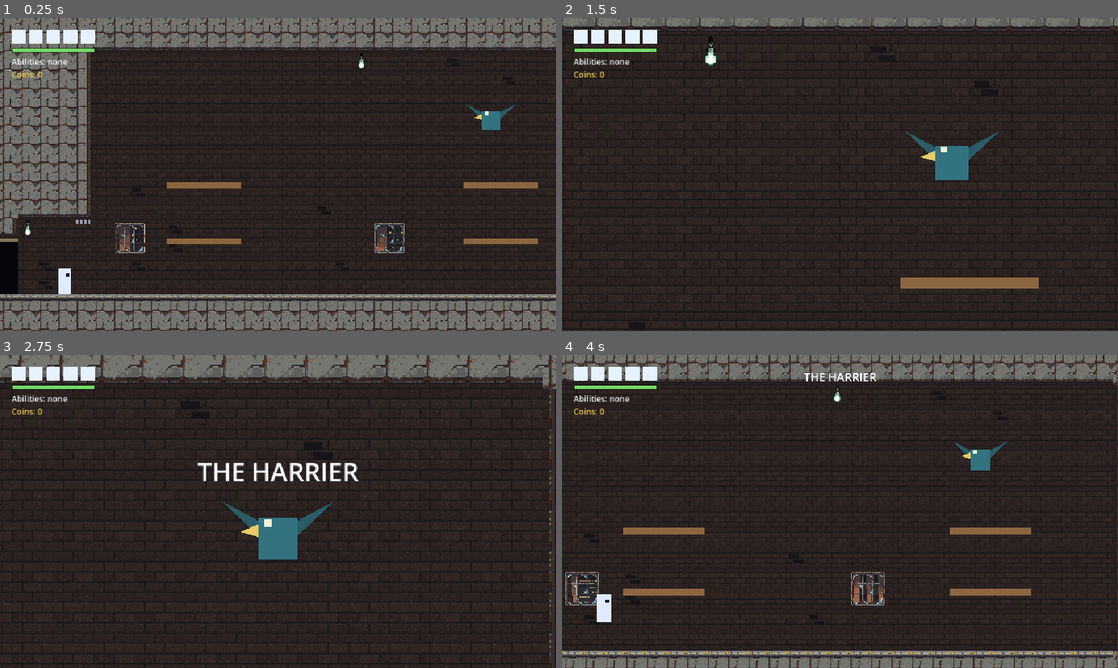
Above: before the commit, frames 1-4 (two rows, left to right).
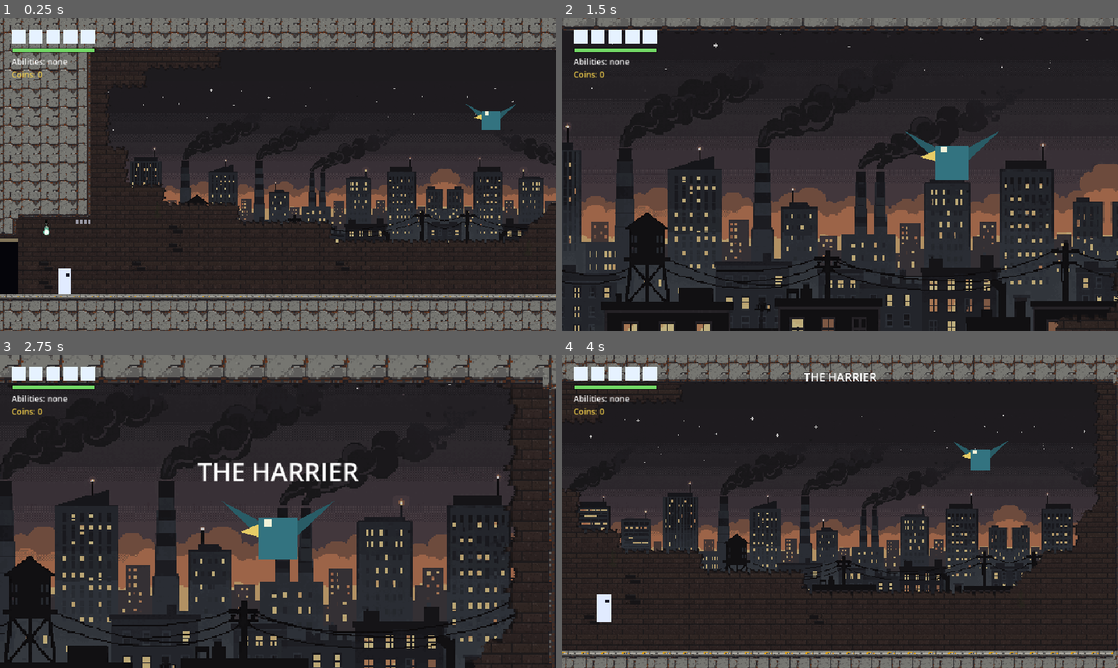
Above: after the commit, the same moments.

Repository: xipheon/hollowlike
Game: Godot game, scene res://scenes/aerie_room.tscn
The game is run twice, just before and just after one commit, with the same random seed, the same clock (stepped at 60 frames per second) and the same inputs. This scene is started directly instead of the project's main scene.
Inputs (mouse positions are in pixels of both pictures, inside the frame that each line leads up to):
- Up to frame 1 (0.25 s): no input
- Up to frame 2 (1.5 s): tap Enter (ui_accept) at 0.5 s; move the mouse to (962, 158) at 0.52 s; hold D (move_right) 0.53-1.28 s; hold J (attack) 0.53-1.28 s; click (962, 158) at 0.67 s; tap Space (jump) at 0.77 s; move the mouse to (728, 190) at 1.27 s; hold S (move_down) from 1.28 s (still down); tap K (dash) at 1.35 s
- Up to frame 3 (2.75 s): tap Space (jump) at 1.52 s; move the mouse to (333, 442) at 2.02 s; release S (move_down) at 2.03 s; hold D (move_right) from 2.03 s (still down); hold Shift (sprint) from 2.03 s (still down)
- Up to frame 4 (4 s): tap Enter (ui_accept) at 2.75 s; move the mouse to (812, 574) at 2.77 s; release D (move_right) at 2.78 s; release Shift (sprint) at 2.78 s; hold W (move_up) 2.78-3.53 s; tap Z at 2.85 s; click (812, 574) at 2.92 s; tap Space (jump) at 3.02, 3.77 s; move the mouse to (1006, 558) at 3.52 s; hold A (move_left) from 3.53 s (still down); tap X at 3.6 s

The runs differ from the first frame. In frame 1, 8.3% of the frame differs, in the area x 4-100%, y 11-76%; in frame 2, 24%, in the area x 0-100%, y 5-100%; in frame 3, 22%; in frame 4, 11%.

Commit message:
Open the Aerie's back wall to the skyline; retune the bosses
The Aerie gets a hand-made background with most of its back wall
knocked out, so the skyline shows through. Wall next to an opening now
uses new crumbled-edge tiles (16, one per set of open sides) drawn by
tools/make_background_tiles.gd. The skyline sits higher on screen so
more of the city shows through holes and windows. The Aerie's perches
are gone.

Bosses: the Harrier swoops, shoots and homes faster with 32 health;
the Warden has 40 health. A full swoop now pulls up when it reaches the
player and the floor in the same frame, instead of crashing and being
dazed: at the new speed that happened on most hits.

Tests: the high-player swoop test holds the player in mid-air now that
the perches are gone, and the homing test gives faster feathers time to
come round.

Co-Authored-By: Claude Opus 5.5 <noreply@anthropic.com>

Diff:
--- a/scripts/boss_harrier.gd
+++ b/scripts/boss_harrier.gd
@@ -42,16 +42,16 @@
 @export var shot_count := 3              ## volleys per cycle; the last one is the homing volley
 @export var shot_windup_time := 0.3
 @export var shot_speed := 230.0
-@export var fan_spread_degrees := 16.0   ## angle between the three feathers of a fan
+@export var fan_spread_degrees := 18.0   ## angle between the three feathers of a fan
 @export var homing_windup_time := 0.5
-@export var homing_speed := 120.0
+@export var homing_speed := 140.0
 @export var homing_count_phase_one := 1
 @export var homing_count_phase_two := 2
-@export var homing_spread_degrees := 100.0   ## angle between homing feathers when there are two or more
+@export var homing_spread_degrees := 120.0   ## angle between homing feathers when there are two or more
 @export var shallow_windup_time := 0.22
-@export var shallow_speed := 620.0
+@export var shallow_speed := 800.0
 @export var windup_time := 0.45          ## full swoop
-@export var swoop_speed := 760.0
+@export var swoop_speed := 960.0
 @export var dazed_time := 1.8
 @export var rise_speed := 320.0
 @export var gravity := 2000.0            ## only while dazed or dead
@@ -80,7 +80,7 @@
 func _init() -> void:
 	boss_name = "THE HARRIER"
 	reward_ability = "wall_jump"
-	max_health = 16
+	max_health = 32
 
 
 func _ready() -> void:
@@ -178,7 +178,9 @@
 	if _state == State.SHALLOW and (_path_t >= 1.0 or is_on_wall() or is_on_floor() or is_on_ceiling()):
 		_hover(chain_gap)
 	elif _state == State.SWOOP:
-		if is_on_floor():
+		if is_on_floor() and _about_to_hit_player():
+			_enter(State.RISE, 3.0)   # reached you and the floor in the same frame: it's a hit, not a crash
+		elif is_on_floor():
 			_crash()
 		elif (is_on_wall() and get_wall_normal().dot(_swoop_dir) < -0.1) or is_on_ceiling() or _timer <= 0.0:
 			_enter(State.RISE, 3.0)   # flew into a wall: no daze (not one it's leaving)
@@ -353,6 +355,16 @@
 		_swoop_dir = Vector2(signf(_swoop_dir.x) * sqrt(1.0 - MIN_DIVE_STEEPNESS ** 2), MIN_DIVE_STEEPNESS)
 	_face_target()
 	_enter(State.SWOOP_WINDUP, windup_time)
+
+
+## True if our contact box is on the player and will hurt them this frame. A
+## fast swoop can touch you on the same frame it touches the floor, and the
+## player only registers the hit (on_hit_player) after we've moved.
+func _about_to_hit_player() -> bool:
+	for player in get_tree().get_nodes_in_group("player"):
+		if player.can_be_hit_by(_hitbox):
+			return true
+	return false
 
 
 func _crash() -> void:
--- a/scripts/boss_warden.gd
+++ b/scripts/boss_warden.gd
@@ -34,7 +34,7 @@
 func _init() -> void:
 	boss_name = "THE WARDEN"
 	reward_ability = "dash"
-	max_health = 24
+	max_health = 40
 
 
 func _ready() -> void:
--- a/scripts/level_data.gd
+++ b/scripts/level_data.gd
@@ -21,7 +21,8 @@
 	"start": {"scene": "res://scenes/main.tscn", "doors": {"right": "boss"}, "rows": START_ROWS},
 	"boss": {"scene": "res://scenes/boss_room.tscn", "doors": {"left": "start", "right": "climb"}, "rows": BOSS_ROWS},
 	"climb": {"scene": "res://scenes/climb_room.tscn", "doors": {"left": "boss", "right": "aerie"}, "rows": CLIMB_ROWS},
-	"aerie": {"scene": "res://scenes/aerie_room.tscn", "doors": {"left": "climb"}, "rows": AERIE_ROWS},
+	"aerie": {"scene": "res://scenes/aerie_room.tscn", "doors": {"left": "climb"}, "rows": AERIE_ROWS,
+		"background": AERIE_BACKGROUND},
 }
 
 const START_ROWS := [
@@ -136,7 +137,7 @@
 ]
 
 # The Harrier's arena, through the door at the top of the climb. One screen:
-# a short hallway, a gate, and an open hall with two one-way perches.
+# a short hallway, a gate, and an open hall.
 const AERIE_ROWS := [
 	"##################################",
 	"##################################",
@@ -148,12 +149,29 @@
 	"#####                            #",
 	"#####                            #",
 	"#####                            #",
-	"#####    ====            ====    #",
+	"#####                            #",
 	"#####                            #",
 	"#   |                            #",
-	">   |    ====            ====    #",
+	">   |                            #",
 	">   |                            #",
 	">  P|                            #",
 	"##################################",
 	"##################################",
 ]
+
+# Most of the Aerie's back wall has caved in, opening the hall to the skyline.
+const AERIE_BACKGROUND := [
+	"",
+	"",
+	"",
+	"            ....................",
+	"        ........................",
+	"      ..........................",
+	"      ..........................",
+	"      ..........................",
+	"       .........................",
+	"       ........................",
+	"         ......................",
+	"             ................",
+	"  V               ..........",
+]
--- a/scripts/player.gd
+++ b/scripts/player.gd
@@ -443,6 +443,11 @@
 			return
 
 
+## True if `hitbox` is touching us and would land a hit right now.
+func can_be_hit_by(hitbox: Area2D) -> bool:
+	return not _dead and _invuln_timer <= 0.0 and _hurtbox.overlaps_area(hitbox)
+
+
 # Lets whatever just hit us react: a charge stops, a feather breaks. The hitbox
 # itself or its owner (an enemy's contact box) can define on_hit_player().
 func _notify_hit(area: Area2D) -> void:
--- a/scripts/room_art.gd
+++ b/scripts/room_art.gd
@@ -28,7 +28,7 @@
 const ACID_FRAME_TIME := 0.24
 
 const SKYLINE_SCROLL := Vector2(0.15, 0.0)  # x drifts slowly; y stays fixed on screen
-const SKYLINE_SCREEN_BOTTOM := 540.0        # the skyline's bottom edge sits at the bottom of the screen
+const SKYLINE_SCREEN_BOTTOM := 450.0        # screen y of the skyline's bottom edge (the screen is 540 tall)
 
 # Background sheet cells (art/tiles/background.png). Pieces bigger than one
 # tile give their top-left cell and size.
@@ -45,10 +45,14 @@
 const GRAFFITI := [Vector2i(5, 2), Vector2i(2, 1)]
 const LIGHT_LIT := Vector2i(7, 1)
 const LIGHT_DEAD := Vector2i(7, 2)
+# Broken wall around a hole: tile n has bit 1 = N open, 2 = E, 4 = S, 8 = W,
+# at EDGE_ORIGIN + (n % 8, n / 8). See tools/make_background_tiles.gd.
+const EDGE_ORIGIN := Vector2i(0, 4)
 
 ## For hand-made `background` rows. A piece's letter marks its top-left cell;
-## the rest of its cells can be anything. "." leaves the cell open to the
-## skyline; any other character is plain wall.
+## the rest of its cells can be anything. "." knocks the wall out so the
+## skyline shows (the wall around it gets a crumbled edge); any other
+## character is plain wall.
 const BACKGROUND_LEGEND := {
 	"W": WINDOW_SMALL, "L": WINDOW_LARGE, "P": POSTERS, "G": GRAFFITI,
 	"V": [LIGHT_LIT, Vector2i.ONE], "v": [LIGHT_DEAD, Vector2i.ONE],
@@ -161,6 +165,7 @@
 		_decorate(cells)
 	else:
 		_apply_hand_rows(cells, hand_rows)
+		_break_edges(cells)
 	for cell in cells:
 		var coords: Vector2i = cells[cell]
 		_ensure_tile(layer, coords)
@@ -255,10 +260,28 @@
 				_put(cells, c, BACKGROUND_LEGEND[ch])
 
 
+## Plain wall next to an opening gets a crumbled edge on each open side.
+func _break_edges(cells: Dictionary) -> void:
+	var sides := [Vector2i.UP, Vector2i.RIGHT, Vector2i.DOWN, Vector2i.LEFT]
+	var edges := {}
+	for cell in cells:
+		if not cells[cell] in WALLS:
+			continue
+		var open := 0
+		for i in sides.size():
+			var n: Vector2i = cell + sides[i]
+			if n.x >= 0 and n.y >= 0 and n.x < _w and n.y < _h and not cells.has(n):
+				open |= 1 << i
+		if open != 0:
+			edges[cell] = EDGE_ORIGIN + Vector2i(open % 8, open / 8)
+	cells.merge(edges, true)
+
+
 # ------------------------------------------------------------- Skyline ----
 
-## The skyline repeats sideways and stays put vertically, with its bottom edge
-## at the bottom of the screen. Sky colour fills above it, ground colour below.
+## The skyline repeats sideways and stays put vertically, its bottom edge a
+## little above the bottom of the screen. Sky colour fills above it, ground
+## colour below.
 func _make_skyline() -> Parallax2D:
 	var parallax := Parallax2D.new()
 	parallax.name = "Skyline"
--- a/tests/gameplay_test.gd
+++ b/tests/gameplay_test.gd
@@ -934,10 +934,12 @@
 
 
 func _test_harrier_swoops_ignore_player_height() -> void:
-	print("Harrier: swoops go to the ground under you, even when you're up on a perch")
+	print("Harrier: swoops go to the ground under you, even when you're up in the air")
 	var boss := await _start_harrier_fight()
-	_player._invuln_timer = 999.0   # stays put on the perch
-	_player.global_position = Vector2(10.5 * TILE, 10 * TILE - Player.BODY_SIZE.y * 0.5)   # upper-left perch
+	# The hall has no perches any more, so hold the player in mid-air at the old perch height.
+	_player._invuln_timer = 999.0
+	_player.global_position = Vector2(10.5 * TILE, 10 * TILE - Player.BODY_SIZE.y * 0.5)
+	_player.process_mode = Node.PROCESS_MODE_DISABLED
 	var lowest := -INF
 	var dive_target_y := 0.0
 	for i in 1800:
@@ -953,7 +955,7 @@
 			_check(absf(dive_target_x - _player.global_position.x) < 1.0 * TILE,
 					"full swoop aims at the floor under the player (%.1f tiles off)" % ((dive_target_x - _player.global_position.x) / TILE))
 			break
-	_check(_player.is_on_floor() and _player.global_position.y < 10 * TILE, "player stayed on the perch")
+	_check(_player.global_position.y < 10 * TILE, "player stayed up in the air")
 	_check(lowest > boss.arena_bottom - 2 * TILE, "shallow swoops still skim the floor (%.0f px above it)" % (boss.arena_bottom - lowest))
 	await _despawn()
 
@@ -1021,10 +1023,18 @@
 	_player._invuln_timer = 999.0   # so it doesn't break on contact mid-check
 	var curver := boss._spawn_feather(Vector2.UP, boss.homing_speed, true)
 	curver.global_position = _player.global_position + Vector2(-100, -60)
-	await _frames(75)
+	# A faster feather swings wider, so give it up to two seconds to come round.
+	var faced_player := false
+	for i in 120:
+		await _frames(1)
+		if not is_instance_valid(curver):
+			break
+		var to_player := (_player.global_position - curver.global_position).normalized()
+		if curver.direction.dot(to_player) > 0.7:
+			faced_player = true
+			break
 	_player._invuln_timer = 0.0
-	var to_player := (_player.global_position - curver.global_position).normalized()
-	_check(is_instance_valid(curver) and curver.direction.dot(to_player) > 0.7, "homing feather turns toward the player")
+	_check(faced_player, "homing feather turns toward the player")
 	if is_instance_valid(curver):
 		curver.queue_free()
 
--- a/tools/make_background_tiles.gd
+++ b/tools/make_background_tiles.gd
@@ -11,7 +11,7 @@
 const TILE := 32
 const SRC := "res://art/tiles/source/"
 const SHEET_PATH := "res://art/tiles/background.png"
-const SHEET_SIZE := Vector2i(8, 4)  # in tiles
+const SHEET_SIZE := Vector2i(8, 6)  # in tiles
 const PREVIEW_PATH := "res://art/tiles/source/background_preview.png"
 const PREVIEW_SCALE := 2
 const SKYLINE_PATH := "res://art/backgrounds/skyline.png"
@@ -46,6 +46,12 @@
 	["graffiti_raw.png", Vector2i(5, 2), Vector2i(2, 1)],
 ]
 const JUNCTION_CELL := Vector2i(0, 3)
+# Broken wall edges around a hole knocked through the wall: 16 tiles in rows
+# 4-5, one per set of open sides. Tile n has bit 1 = N open, 2 = E, 4 = S,
+# 8 = W, and sits at (n % 8, 4 + n / 8).
+const EDGE_ORIGIN := Vector2i(0, 4)
+const EDGE_DEPTH := Vector2i(1, 9)  # how far a broken edge bites in, min/max px
+const EDGE_CHUNK := 4               # edge pixels per bite
 
 # Sample wall for the preview. Letters are sheet cells, see LEGEND.
 const PREVIEW_ROWS := [
@@ -84,6 +90,8 @@
 	_pipe(sheet, JUNCTION_CELL * TILE, false)
 	_pipe(sheet, JUNCTION_CELL * TILE, true)
 	_fitting(sheet, JUNCTION_CELL * TILE)
+	for n in 16:
+		_broken_edges(sheet, (EDGE_ORIGIN + Vector2i(n % 8, n / 8)) * TILE, n)
 	for p in PIECES:
 		var path: String = SRC + p[0]
 		if not FileAccess.file_exists(path):
@@ -213,6 +221,30 @@
 		img.set_pixel(o.x + a, o.y + hi, img.get_pixel(o.x + a, o.y + hi).darkened(0.4))
 
 
+## Knocks ragged bites out of the wall along each open side in `open_sides`
+## (bits: 1 N, 2 E, 4 S, 8 W), with a dark broken face just inside the bite.
+func _broken_edges(img: Image, o: Vector2i, open_sides: int) -> void:
+	for y in TILE:
+		for x in TILE:
+			var bite := 0     # how far inside the nearest broken edge this pixel is (<0 = gone)
+			var nearest := TILE
+			for side in 4:
+				if open_sides & (1 << side) == 0:
+					continue
+				# [distance from that side, position along it]
+				var d: Array = [[y, x], [TILE - 1 - x, y], [TILE - 1 - y, x], [x, y]][side]
+				var depth := EDGE_DEPTH.x + int(_noise(d[1] / EDGE_CHUNK, side, 11) * (EDGE_DEPTH.y - EDGE_DEPTH.x + 1))
+				nearest = mini(nearest, d[0] - depth)
+			bite = nearest
+			var at := o + Vector2i(x, y)
+			if bite < 0 or (bite == 0 and _noise(x, y, 12) < 0.35):
+				img.set_pixelv(at, Color(0, 0, 0, 0))
+			elif bite <= 1:
+				img.set_pixelv(at, SOOT)
+			elif bite == 2:
+				img.set_pixelv(at, img.get_pixelv(at).darkened(0.3))
+
+
 ## Crops away empty columns on either side, keeping the full height so a
 ## hanging piece still reaches the top of its tile.
 func _trim_sides(piece: Image) -> Image:
Binary file changed: art/tiles/background.png
